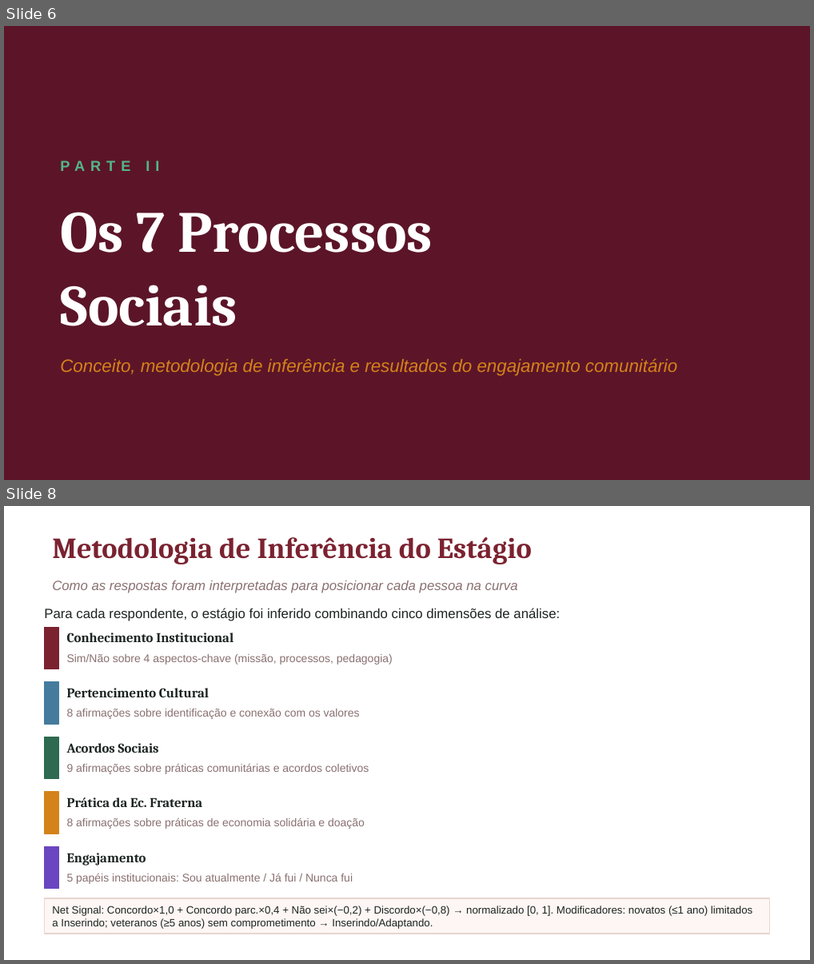
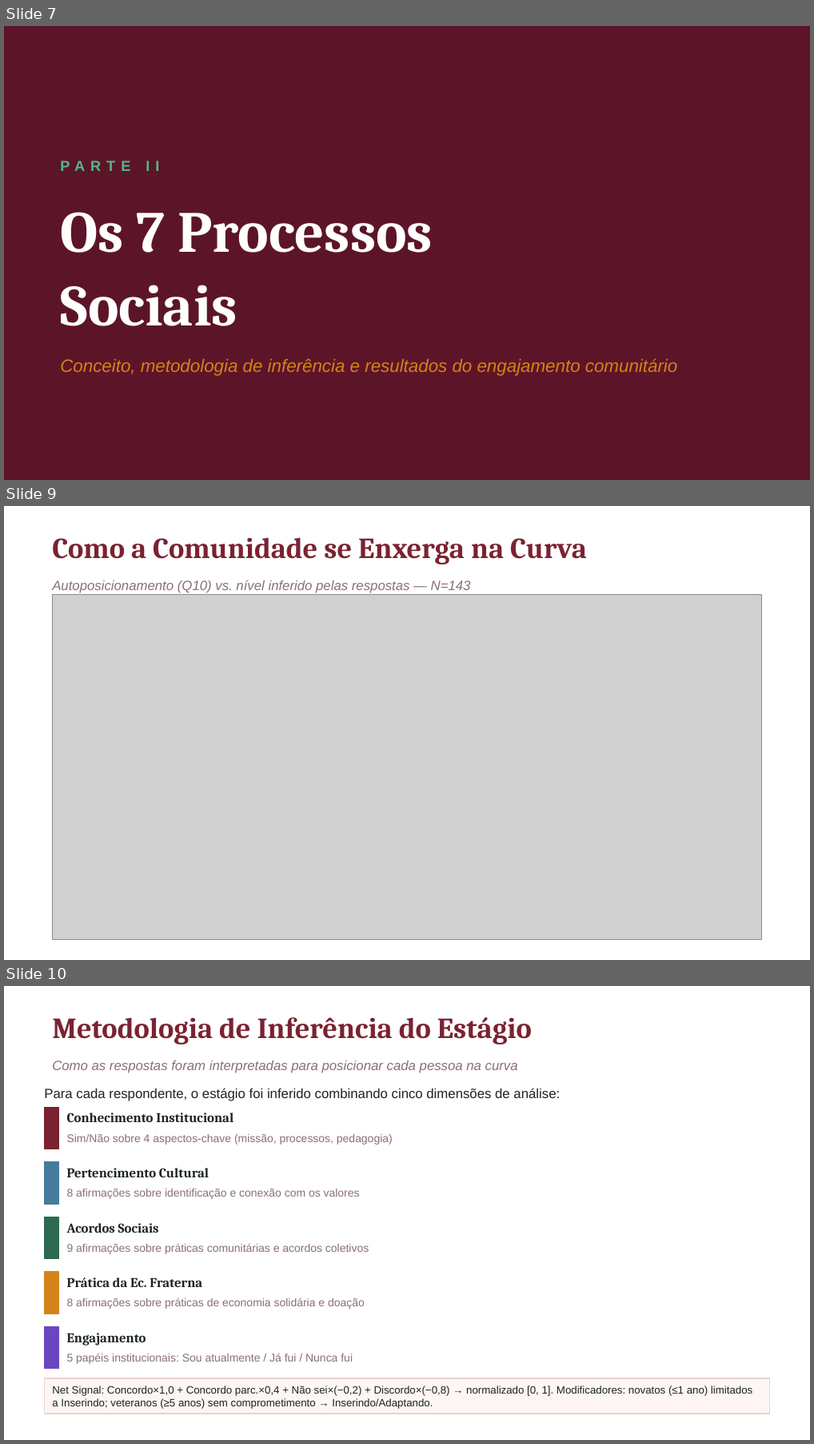
Before and after one commit to bruno-curta/arandu, a slide deck: Pesquisa_Comunidade_Arandu_2025.pptx. Shown one above the other, each under a label of ours: slides 6 and 8 before the commit, slides 7, 9 and 10 after it; the slides between them are not shown. The pictures are 814x964 and 814x1444 pixels, drawn with LibreOffice and Linux fonts; fonts in the diff are those of the drawing; grey boxes stand for pictures. Boxes give left, top, right and bottom in pixels: in the first picture for what was removed or moved away, otherwise in the second. Text is boxed around its words. In the diff, an @@ line names an element or a change of style, - is before the commit and + after.

```diff
--- a/Pesquisa_Comunidade_Arandu_2025.pptx
+++ b/Pesquisa_Comunidade_Arandu_2025.pptx
@@ slide 9 added at box(4, 506, 810, 960), background #FFFFFF @@
@@ text added at box(52, 537, 587, 564), 26 pt, text #7B2230, bold @@
+Como a Comunidade se Enxerga na Curva
@@ text added at box(52, 580, 471, 593), 12 pt, text #8A7070, italic @@
+Autoposicionamento (Q10) vs. nível inferido pelas respostas — N=143
@@ picture added at box(52, 595, 762, 939) @@
@@ what was slide 6 is now slide 7 @@
@@ what was slide 8 is now slide 10 @@
```
Also in this commit, not shown: 9 slides changed, 1 other slide added, 1 other file.
